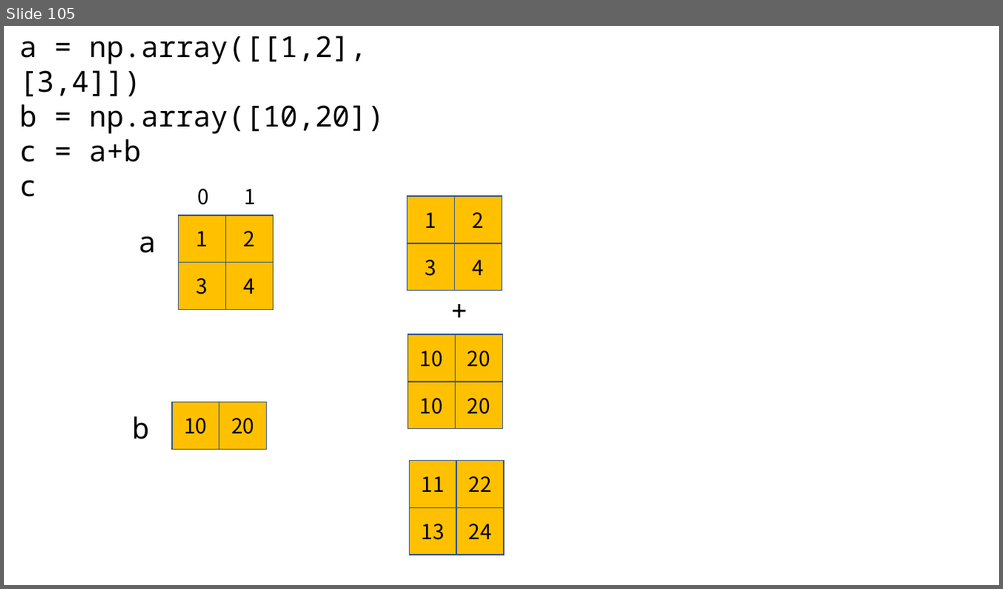
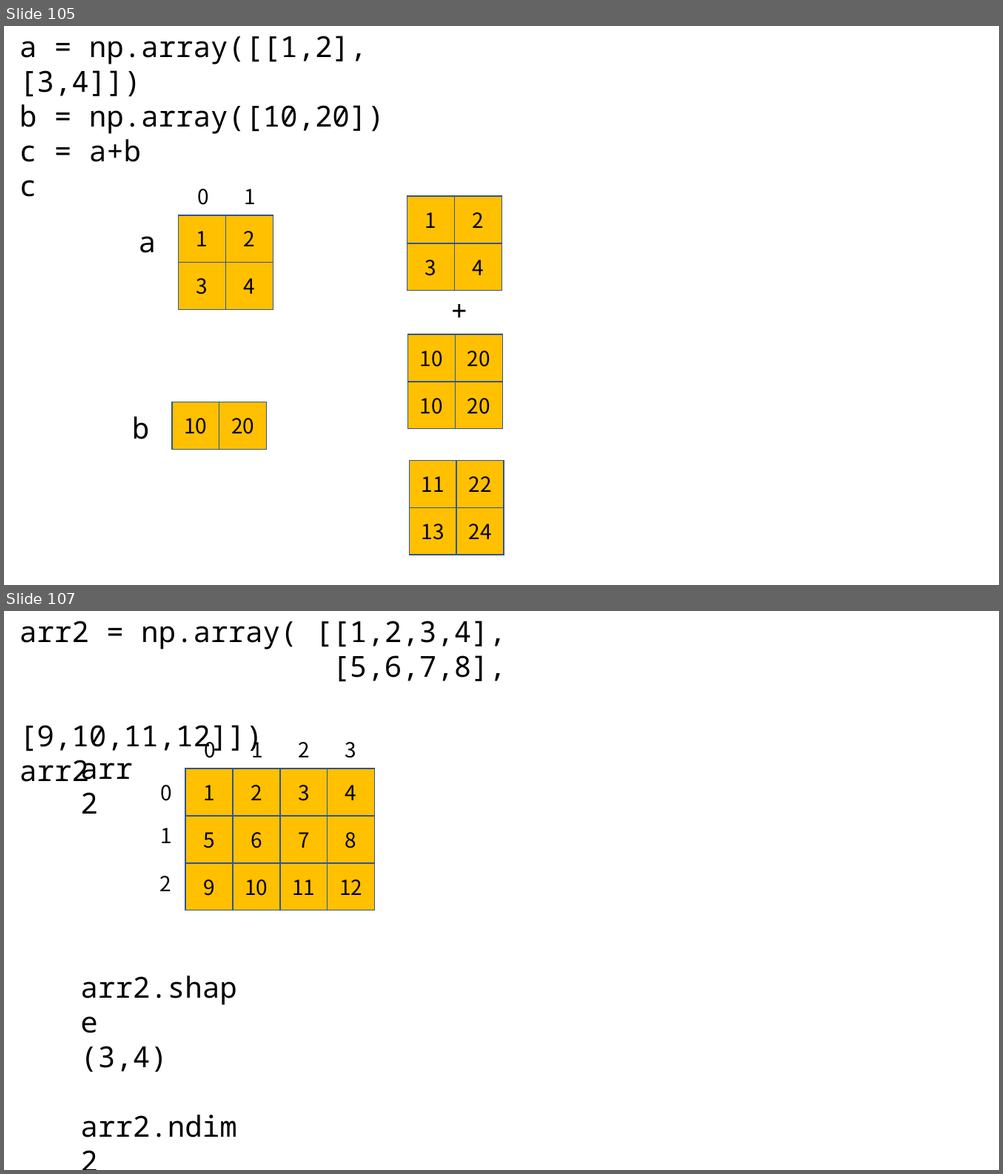
Before and after one commit to kjungmo/SBA2020_dataScience, a slide deck: 데이터분석.pptx. Shown one above the other, each under a label of ours: slide 105 before the commit, slides 105 and 107 after it; the slides between them are not shown. The pictures are 1003x589 and 1003x1174 pixels, drawn with LibreOffice and Linux fonts; fonts in the diff are those of the drawing. Boxes give left, top, right and bottom in pixels: in the first picture for what was removed or moved away, otherwise in the second. Text is boxed around its words. In the diff, an @@ line names an element or a change of style, - is before the commit and + after.

```diff
--- a/데이터분석.pptx
+++ b/데이터분석.pptx
@@ slide 107 added at (x1=4, y1=611, x2=999, y2=1170), background #FFFFFF @@
@@ text added at (x1=20, y1=621, x2=506, y2=755), 28 pt, text #000000 @@
+arr2 = np.array( [[1,2,3,4],
+[5,6,7,8],
+[9,10,11,12]])
+arr2
@@ text added at (x1=205, y1=737, x2=216, y2=758), 20 pt, text #000000 @@
+0
@@ text added at (x1=251, y1=737, x2=263, y2=758), 20 pt, text #000000 @@
+1
@@ text added at (x1=298, y1=742, x2=310, y2=758), 20 pt, text #000000 @@
+2
@@ text added at (x1=345, y1=742, x2=357, y2=758), 20 pt, text #000000 @@
+3
@@ text added at (x1=160, y1=785, x2=172, y2=801), 20 pt, text #000000 @@
+0
@@ rectangle added at (x1=185, y1=769, x2=233, y2=815), fill #FFC000, outline #325491 1 pt, 20 pt, text #000000 @@
+1
@@ rectangle added at (x1=233, y1=769, x2=280, y2=815), fill #FFC000, outline #325491 1 pt, 20 pt, text #000000 @@
+2
@@ rectangle added at (x1=280, y1=769, x2=327, y2=815), fill #FFC000, outline #325491 1 pt, 20 pt, text #000000 @@
+3
@@ rectangle added at (x1=327, y1=769, x2=374, y2=815), fill #FFC000, outline #325491 1 pt, 20 pt, text #000000 @@
+4
@@ text added at (x1=160, y1=828, x2=172, y2=843), 20 pt, text #000000 @@
+1
@@ rectangle added at (x1=185, y1=816, x2=233, y2=863), fill #FFC000, outline #325491 1 pt, 20 pt, text #000000 @@
+5
@@ rectangle added at (x1=233, y1=816, x2=280, y2=863), fill #FFC000, outline #325491 1 pt, 20 pt, text #000000 @@
+6
@@ rectangle added at (x1=280, y1=816, x2=327, y2=863), fill #FFC000, outline #325491 1 pt, 20 pt, text #000000 @@
+7
@@ rectangle added at (x1=327, y1=816, x2=374, y2=863), fill #FFC000, outline #325491 1 pt, 20 pt, text #000000 @@
+8
@@ text added at (x1=159, y1=876, x2=171, y2=891), 20 pt, text #000000 @@
+2
@@ rectangle added at (x1=185, y1=863, x2=233, y2=910), fill #FFC000, outline #325491 1 pt, 20 pt, text #000000 @@
+9
@@ rectangle added at (x1=233, y1=863, x2=280, y2=910), fill #FFC000, outline #325491 1 pt, 20 pt, text #000000 @@
+10
@@ rectangle added at (x1=280, y1=863, x2=327, y2=910), fill #FFC000, outline #325491 1 pt, 20 pt, text #000000 @@
+11
@@ rectangle added at (x1=327, y1=863, x2=374, y2=910), fill #FFC000, outline #325491 1 pt, 20 pt, text #000000 @@
+12
@@ text added at (x1=80, y1=976, x2=236, y2=1005), 28 pt, text #000000 @@
+arr2
@@ text added at (x1=80, y1=1046, x2=236, y2=1138), 28 pt, text #000000 @@
+arr2.shape
+(3,4)
+arr2.ndim
+2
```
Also in this commit, not shown: 41 other slides added.
